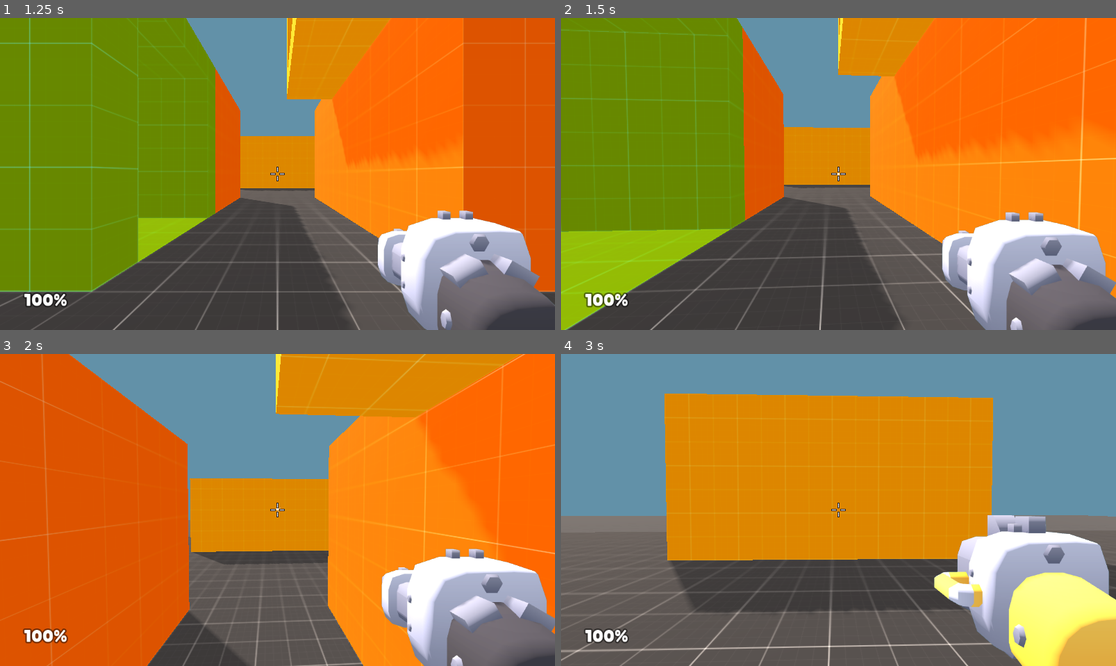
Above: before the commit, frames 1-4 (two rows, left to right).
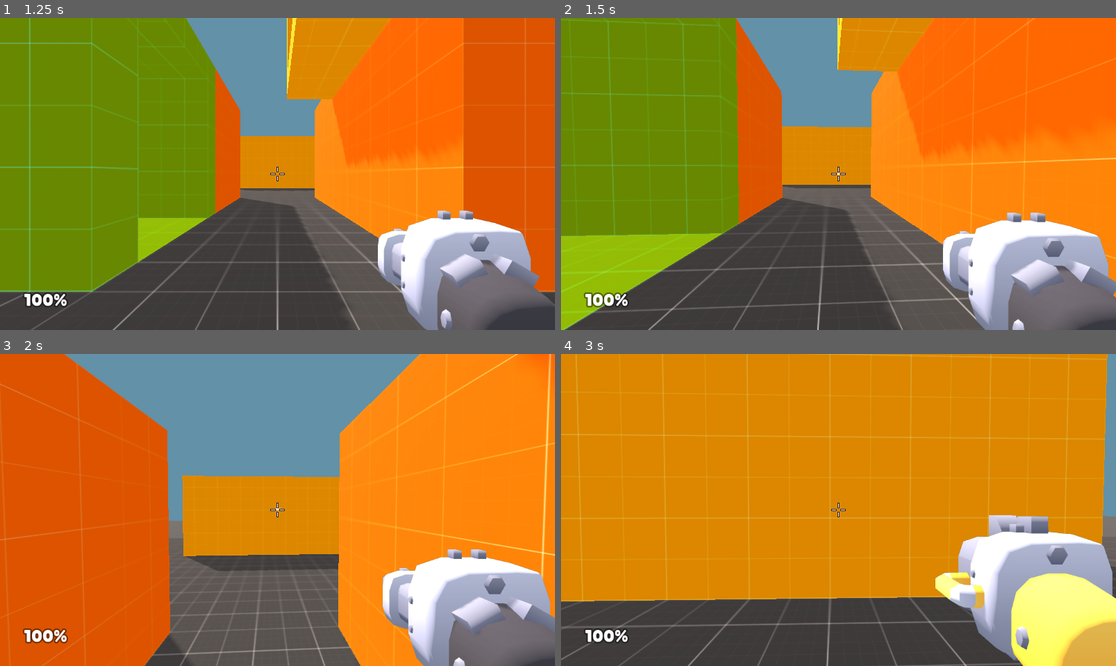
Above: after the commit, the same moments.

Repository: marcospb19/firestone
Game: Godot game, scene res://src/scenes/ui/main_menu.tscn
Same seed, same stepped clock (60 frames per second), same inputs: the game is played once before the commit and once after it.
Inputs (mouse positions are in pixels of both pictures, inside the frame that each line leads up to):
- Up to frame 1 (1.25 s): click "containers" at 0.5 s
- Up to frame 2 (1.5 s): move the mouse to (866, 174) at 1.27 s; press the mouse at (866, 174) at 1.28 s; hold W (move_forward) from 1.28 s (still down)
- Up to frame 3 (2 s): keep holding W (move_forward); tap Space (jump) at 1.52 s
- Up to frame 4 (3 s): keep holding W (move_forward); move the mouse to (810, 510) at 2.02 s; release the mouse at (810, 510) at 2.03 s; tap Q (weapon_toggle) at 2.1 s; tap Space (jump) at 2.27 s; move the mouse to (849, 503) at 2.77 s; press the mouse at (849, 503) at 2.78 s

Frame 1 is identical in both runs. In frame 2, 5.8% of the frame differs, in the area x 0-100%, y 0-100%; in frame 3, 25%; in frame 4, 55%.

Commit message:
add running speed boost

Diff:
--- a/src/scripts/player.gd
+++ b/src/scripts/player.gd
@@ -17,6 +17,8 @@
 @export var weapons: Array[Weapon] = []
 
 const WEAPON_CONTAINER_OFFSET := Vector3(1.2, -1.1, -2.75)
+# When walking forward (straight or diagonally), get a 20% boost
+const RUN_MULTIPLIER := 1.2
 
 var weapon_index := 0
 var weapon_timers: Array[Timer] = []
@@ -99,6 +101,11 @@
 	# Flat movement
 	var input = Input.get_vector("move_left", "move_right", "move_forward", "move_back")
 	var movement := Vector3(input.x, 0, input.y).limit_length(1.0) * movement_speed
+
+	# Apply run multiplier if moving forward
+	if movement.z < 0.0:
+		movement.z *= RUN_MULTIPLIER
+
 	movement.y = velocity.y
 	velocity = transform.basis * movement
 
